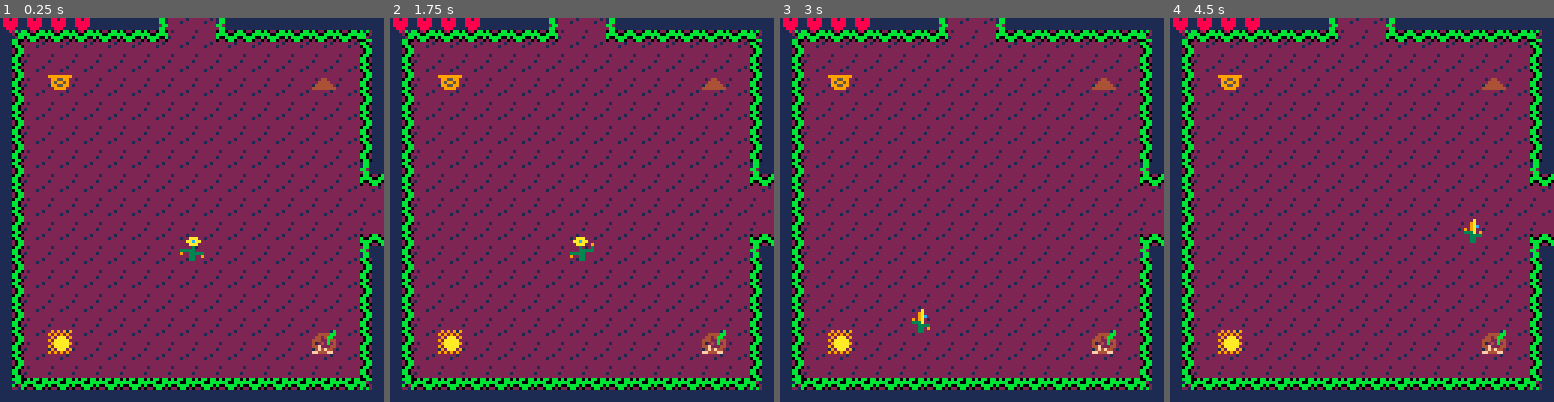
Above: before the commit, frames 1-4 (left to right).
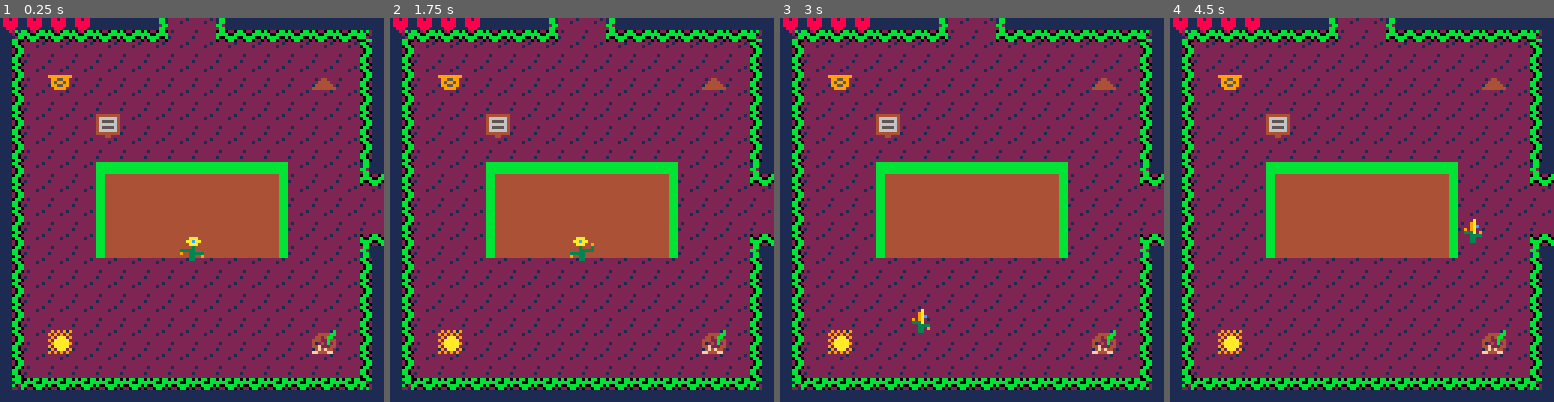
Above: after the commit, the same moments.

Repository: acwright/PICO-8
Game: PICO-8 cartridge ldjam/ldjam.p8
Same seed, same stepped clock (60 frames per second), same inputs: the game is played once before the commit and once after it.
Inputs:
- Up to frame 1 (0.25 s): no input
- Up to frame 2 (1.75 s): tap O (Z key) at 0.33, 0.7, 1.43 s; tap X (X key) at 1.07 s
- Up to frame 3 (3 s): hold Left 1.97-2.37 s; tap X (X key) at 2.07, 2.4, 2.73 s; tap O (Z key) at 2.22 s; hold Down 2.42-2.82 s; hold Right from 2.87 s (still down)
- Up to frame 4 (4.5 s): tap X (X key) every 0.33 s from 3.07 to 4.4 s; tap O (Z key) at 3.1, 3.98 s; release Right at 3.53 s; hold Up 3.58-4.08 s; hold Right from 4.13 s (still down)

The runs differ from the first frame. In frame 1, 13% of the frame differs, in the area x 25-75%, y 25-63%; in frame 2, 13%; in frame 3, 13%; in frame 4, 13%.

Commit message:
working on end of game

Diff:
--- a/ldjam/ldjam.p8
+++ b/ldjam/ldjam.p8
@@ -572,6 +572,21 @@
 	}
 end
 
+function init_garden(x,y)
+	return {
+		x=x*8,
+		y=y*8,
+		w=4,
+		h=4,
+		update=function(self)
+
+		end,
+		draw=function(self)
+			spr(136,32,48,4,4)
+			spr(140,64,48,4,4)
+		end
+	}
+end
 -->8
 --rooms
 
@@ -628,6 +643,8 @@
 	local room_2=init_room(3,{nil,nil,0,4},{})
 	local room_3=init_room(3,{nil,nil,1,7},{})
 	local room_4=init_room(9,{nil,5,2,nil},{
+		init_item(4,4,38),
+		init_garden(7,7),
 		init_collectable(2,2,52),
 		init_collectable(13,2,53),
 		init_collectable(13,13,54),
@@ -1172,7 +1189,7 @@
 
 __gff__
 0002020202020a0a02020202020000000202000202020a0a0000000000000000800202020000044000000000000000001010101010101010010101010101010100000000000000000000000000000000000000000000000000000000000000000000000000000000000000000000000000000000000000000000000000000000
-0000000000000000000000000000000000000000000000000000000000000000000000000000000000000000000000000000000000000000000000000000000000000000000000000000000000000000000000000000000000000000000000000000000000000000000000000000000000000000000000000000000000000000
+0000000000000000020202020202020200000000000000000222222220202002000000000000000002222222202020020000000000000000020202020000000200000000000000000000000000000000000000000000000000000000000000000000000000000000000000000000000000000000000000000000000000000000
 __map__
 0102020202020412120502020202020301020202020204121205020202020203010202020202020202020202020202030102020202031112121301020202020301020202020202020202020202020203010202020202041212130102020202030102020202020412120502020202020301020202020311121205020202020203
 1112121212121212121212121212121311121212121212121212121212121213111212121212121212121212121212131112121212131112121311121212121311121212121212121212121212121213111212121212121212131112121212131112121212121212121212121212121311121212121311121212121212121213
Not shown, changed: 40 lines of the sprite sheet (__gfx__) section of ldjam/ldjam.p8
